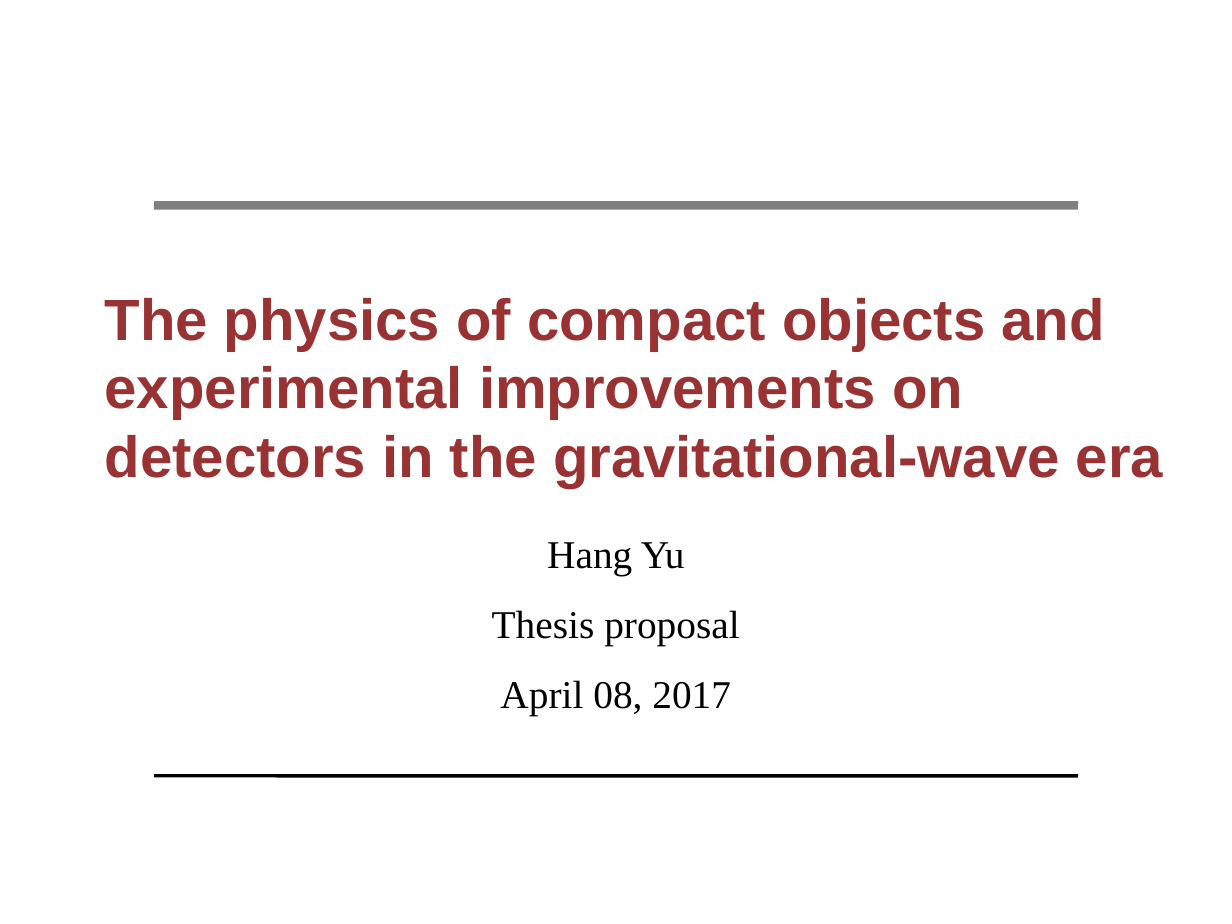
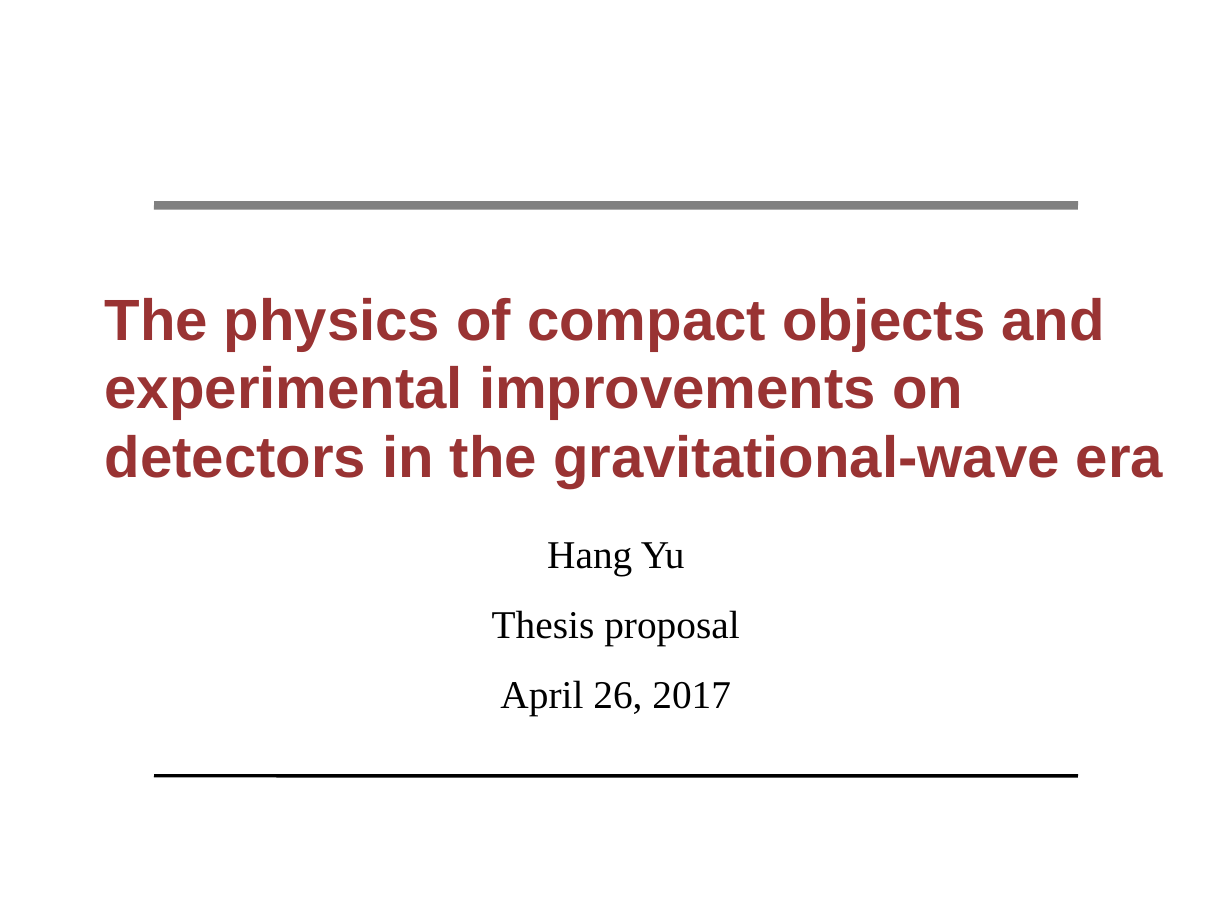
Before and after one commit to hangyu45/HangYuThesis, a slide deck: slide 1 of proposal/thesisproposal.pptx. Drawn at 1232x924 pixels with LibreOffice and Linux fonts; fonts in the diff are those of the drawing; background and template pictures are left out. Boxes give left, top, right and bottom in pixels: in the first picture for what was removed or moved away, otherwise in the second. Text is boxed around its words. In the diff, an @@ line names an element or a change of style, - is before the commit and + after.

```diff
--- a/proposal/thesisproposal.pptx
+++ b/proposal/thesisproposal.pptx
@@ subtitle at <box>500,680,731,716</box>: text changed @@
-April 08, 2017
+April 26, 2017
```
Also in this commit, not shown: 7 other slides changed, 2 slides added, 1 other file.
